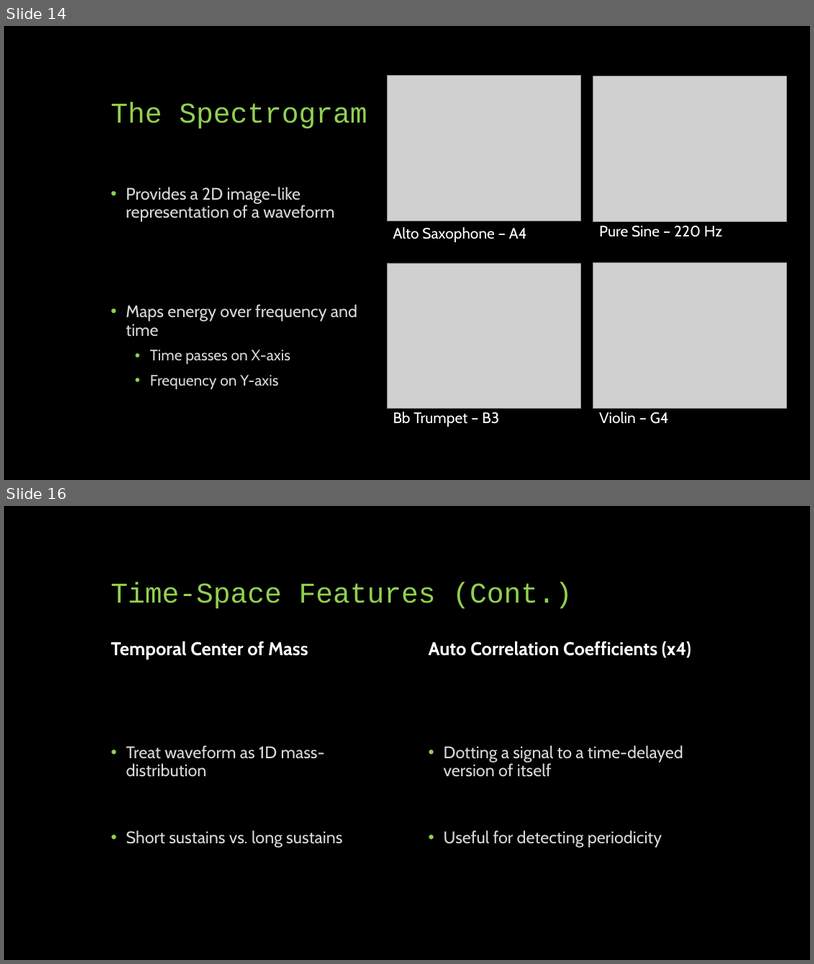
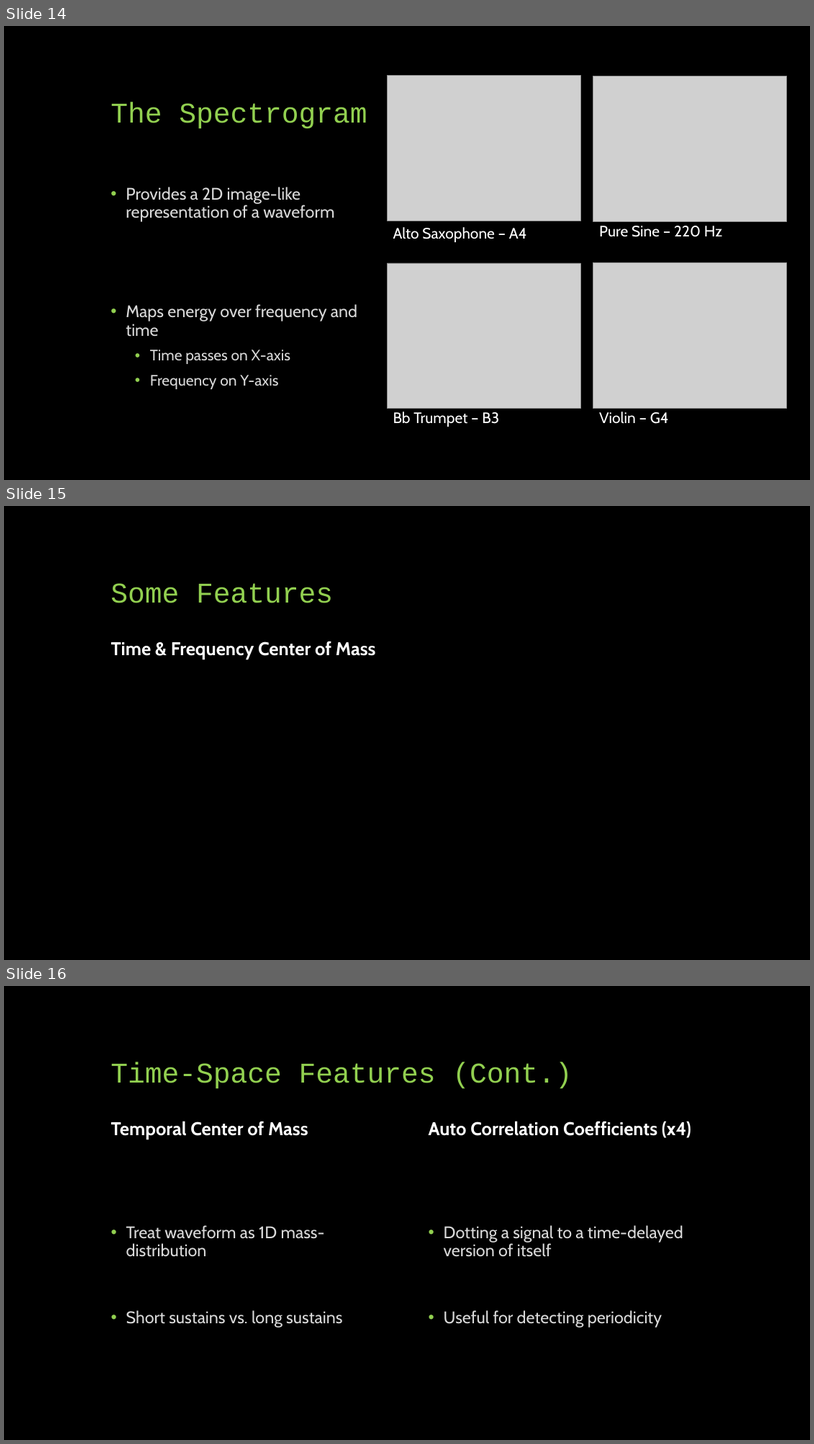
Before and after one commit to landonbuell/Buell-Senior-Thesis, a slide deck: Thesis/CapstonePresentaion/Classifying Chaotic Synthesizers with a Multimodal Neural Network.pptx. Shown one above the other, each under a label of ours: slides 14 and 16 before the commit, slides 14, 15 and 16 after it; the slides between them are not shown. The pictures are 814x964 and 814x1444 pixels, drawn with LibreOffice and Linux fonts; fonts in the diff are those of the drawing; grey boxes stand for pictures. Boxes give left, top, right and bottom in pixels: in the first picture for what was removed or moved away, otherwise in the second. Text is boxed around its words. In the diff, an @@ line names an element or a change of style, - is before the commit and + after.

```diff
--- a/Thesis/CapstonePresentaion/Classifying Chaotic Synthesizers with a Multimodal Neural Network.pptx
+++ b/Thesis/CapstonePresentaion/Classifying Chaotic Synthesizers with a Multimodal Neural Network.pptx
@@ slide 15 added at [4, 506, 810, 960], background #000000 @@
@@ title added at [111, 583, 333, 603], 34 pt, text #92D050 @@
+Some Features
@@ text added at [111, 641, 376, 659], 22 pt, text #FFFFFF, bold @@
+Time & Frequency Center of Mass
```
Also in this commit, not shown: 3 slides changed, 1 other slide added, 3 slides removed, 2 other files.
